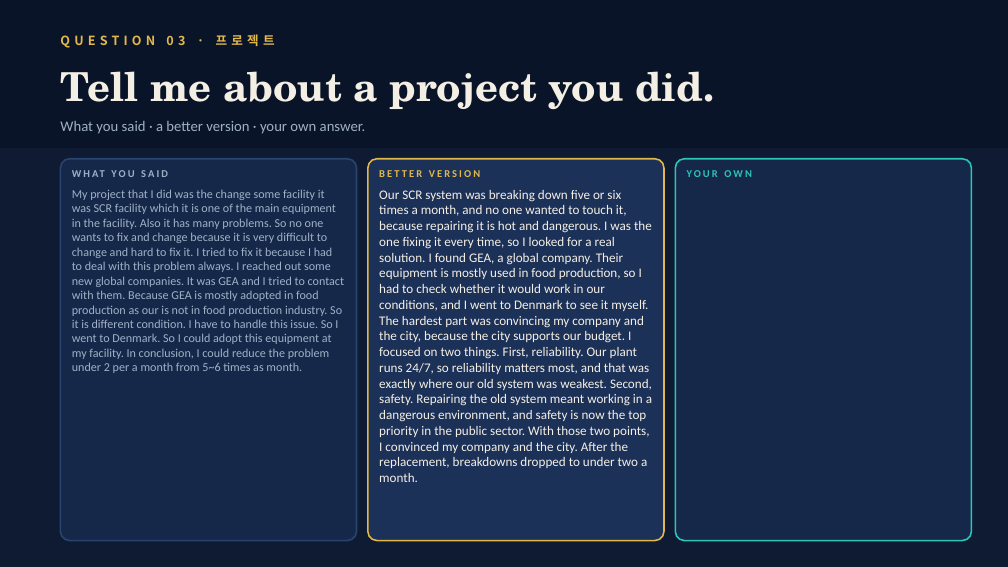
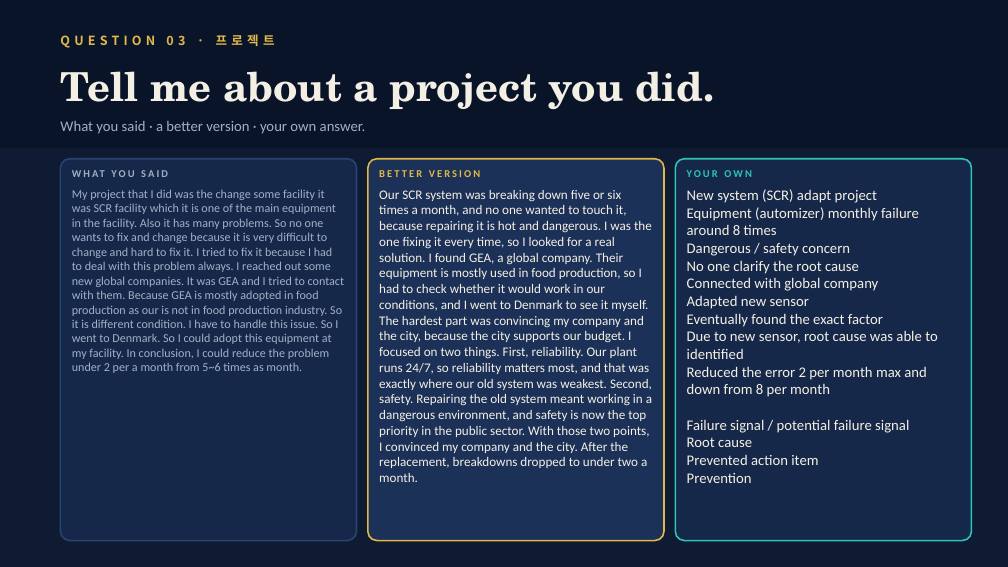
Before and after one commit to briankim-84/dea-m8q3, a slide deck: slide 4 of sanghyun-k3m7/Sanghyun_Class4_The_Full_Run.pptx. Drawn at 1008x567 pixels with LibreOffice and Linux fonts; fonts in the diff are those of the drawing. Boxes give left, top, right and bottom in pixels: in the first picture for what was removed or moved away, otherwise in the second. Text is boxed around its words. In the diff, an @@ line names an element or a change of style, - is before the commit and + after.

```diff
--- a/sanghyun-k3m7/Sanghyun_Class4_The_Full_Run.pptx
+++ b/sanghyun-k3m7/Sanghyun_Class4_The_Full_Run.pptx
@@ text added at (687,189,938,483), 14 pt, text #F4EFE4 @@
+New system (SCR) adapt project
+Equipment (automizer) monthly failure around 8 times
+Dangerous / safety concern
+No one clarify the root cause
+Connected with global company
+Adapted new sensor
+Eventually found the exact factor
+Due to new sensor, root cause was able to identified
+Reduced the error 2 per month max and down from 8 per month
+Failure signal / potential failure signal
+Root cause
+Prevented action item
+Prevention
```
Also in this commit, not shown: 17 other slides changed, 12 other files.
